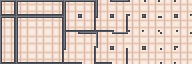
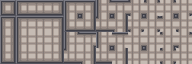
The second 192 x 64 image is a revision of the first. Changes to its layers:
added group "Off" with 2 layers above "On" over left=2, top=0, right=192, bottom=64
added layer "Layer 2" in group "Off" over left=2, top=0, right=192, bottom=64
added layer "Outline 3 copy" (1st of 2, in "Off") in group "Off" over left=2, top=0, right=192, bottom=64
added group "On" with 5 layers above "Background" over left=2, top=0, right=192, bottom=64
moved "Outline 2" into group "On" over left=2, top=0, right=192, bottom=64
moved "Outline 1" into group "On" over left=2, top=0, right=192, bottom=64
moved "Layer 1" into group "On" over left=2, top=0, right=192, bottom=64
